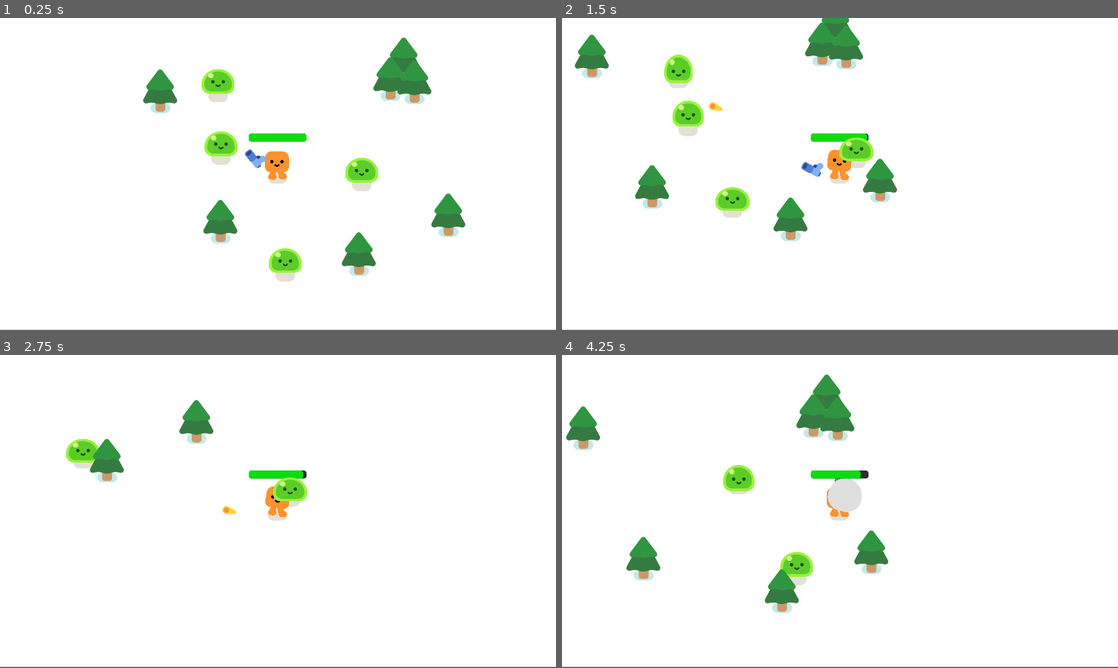
Above: before the commit, frames 1-4 (two rows, left to right).
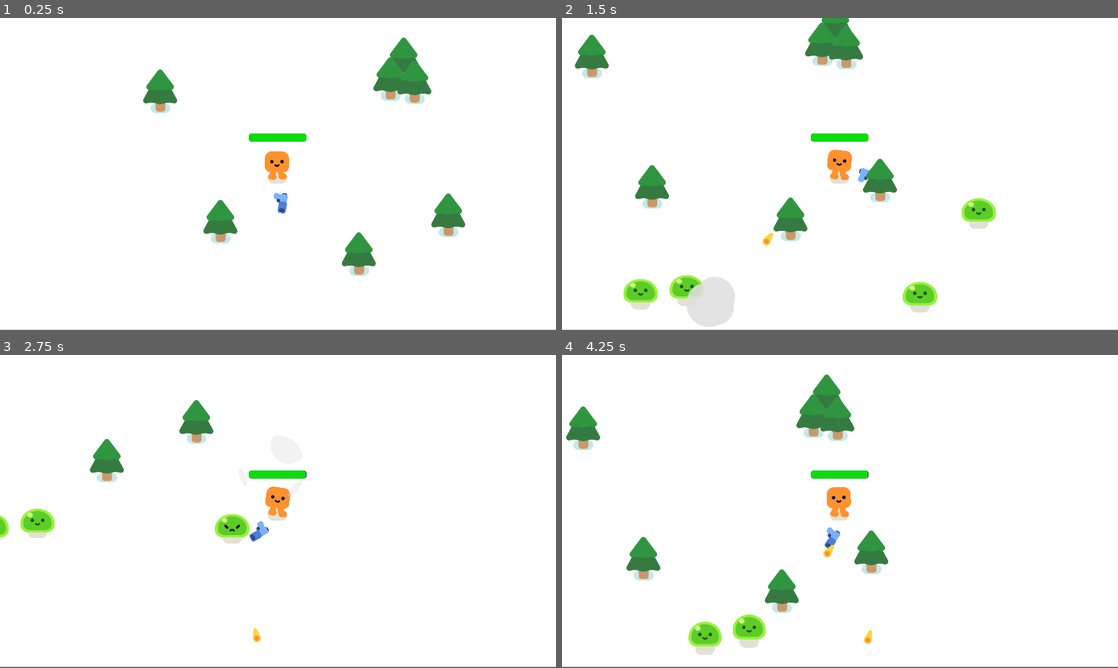
Above: after the commit, the same moments.

Repository: ryguyroberts/2DVampSurv
Game: Godot game, scene res://survivors_game.tscn
Same seed, same stepped clock (60 frames per second), same inputs: the game is played once before the commit and once after it.
Inputs:
- Up to frame 1 (0.25 s): no input
- Up to frame 2 (1.5 s): hold D (move_right) 0.53-1.28 s; hold S (move_down) from 1.28 s (still down)
- Up to frame 3 (2.75 s): release S (move_down) at 2.03 s; hold D (move_right) from 2.03 s (still down)
- Up to frame 4 (4.25 s): release D (move_right) at 2.78 s; hold W (move_up) 2.78-3.53 s; hold A (move_left) from 3.53 s (still down)

The runs differ from the first frame. In frame 1, 2.2% of the frame differs, in the area x 36-68%, y 16-85%; in frame 2, 5.0%, in the area x 11-79%, y 11-99%; in frame 3, 2.1%; in frame 4, 2.6%.

Commit message:
add mob spawn on a random path node

Diff:
--- a/mob.gd
+++ b/mob.gd
@@ -2,8 +2,7 @@
 
 var health = 3
 
-
-@onready var player = $"../../Player"
+@onready var player = get_node("/root/Game/Player")
 
 func _ready():
 	%Slime.play_walk()
--- /dev/null
+++ b/survivors_game.gd
@@ -0,0 +1,15 @@
+extends Node2D
+
+func _ready():
+	spawn_mob()
+	spawn_mob()
+	spawn_mob()
+	spawn_mob()
+	spawn_mob()
+
+
+func spawn_mob():
+	var new_mob = preload("res://mob.tscn").instantiate()
+	%PathFollow2D.progress_ratio = randf()
+	new_mob.global_position = %PathFollow2D.global_position
+	add_child(new_mob)
--- a/survivors_game.tscn
+++ b/survivors_game.tscn
@@ -1,12 +1,19 @@
-[gd_scene load_steps=4 format=3 uid="uid://b8i3vpv63p15j"]
+[gd_scene load_steps=5 format=3 uid="uid://b8i3vpv63p15j"]
 
+[ext_resource type="Script" path="res://survivors_game.gd" id="1_74nmq"]
 [ext_resource type="PackedScene" uid="uid://wjdg3bls4koy" path="res://player.tscn" id="1_tl31v"]
 [ext_resource type="PackedScene" uid="uid://c3808mswxcn78" path="res://pine_tree.tscn" id="2_hpjnk"]
-[ext_resource type="PackedScene" uid="uid://br57aet02ivqj" path="res://mob.tscn" id="3_6argk"]
+
+[sub_resource type="Curve2D" id="Curve2D_6ouhb"]
+_data = {
+"points": PackedVector2Array(0, 0, 0, 0, -103, -159, 0, 0, 0, 0, 2022, -171, 0, 0, 0, 0, 2013, 1189, 0, 0, 0, 0, -100, 1186, 0, 0, 0, 0, -103, -159)
+}
+point_count = 5
 
 [node name="Game" type="Node2D"]
 y_sort_enabled = true
 position = Vector2(-3, 0)
+script = ExtResource("1_74nmq")
 
 [node name="CanvasLayer" type="CanvasLayer" parent="."]
 layer = -30
@@ -18,20 +25,6 @@
 
 [node name="Player" parent="." instance=ExtResource("1_tl31v")]
 position = Vector2(944, 503)
-
-[node name="Mobs" type="Node" parent="."]
-
-[node name="Mob" parent="Mobs" instance=ExtResource("3_6argk")]
-position = Vector2(719, 213)
-
-[node name="Mob2" parent="Mobs" instance=ExtResource("3_6argk")]
-position = Vector2(720, 441)
-
-[node name="Mob3" parent="Mobs" instance=ExtResource("3_6argk")]
-position = Vector2(968, 876)
-
-[node name="Mob4" parent="Mobs" instance=ExtResource("3_6argk")]
-position = Vector2(1255, 542)
 
 [node name="PineTrees" type="Node" parent="."]
 
@@ -55,3 +48,11 @@
 
 [node name="PineTree7" parent="PineTrees" instance=ExtResource("2_hpjnk")]
 position = Vector2(1221, 835)
+
+[node name="Path2D" type="Path2D" parent="."]
+curve = SubResource("Curve2D_6ouhb")
+
+[node name="PathFollow2D" type="PathFollow2D" parent="Path2D"]
+unique_name_in_owner = true
+position = Vector2(-103, -159)
+rotation = -0.005647
